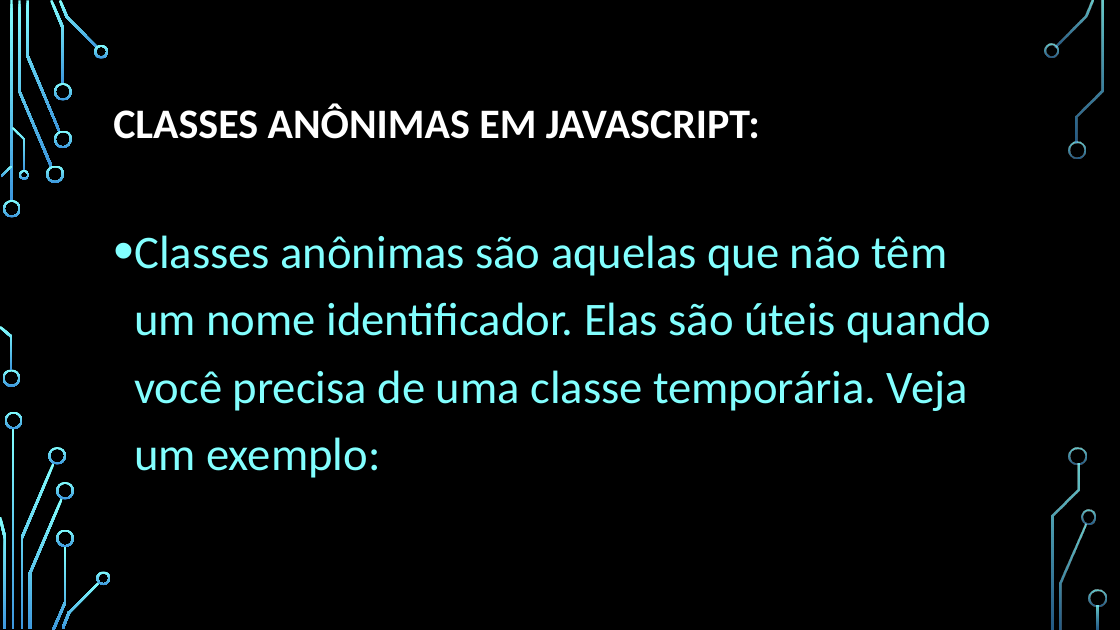
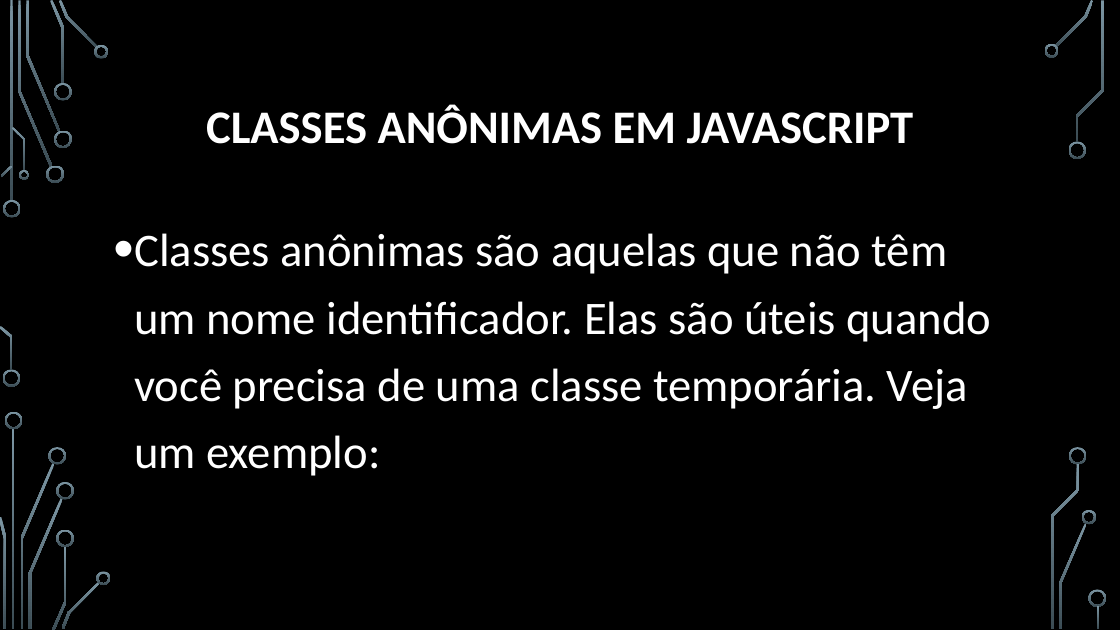
Before and after one commit to JMarques12/Senai2023, a slide deck: slide 4 of FPOO/aula 18/Programação Orientada a Objetos POO.pptx (slide 5 before the commit). Drawn at 1120x630 pixels with LibreOffice and Linux fonts; fonts in the diff are those of the drawing; background and template pictures are left out. Boxes give left, top, right and bottom in pixels: in the first picture for what was removed or moved away, otherwise in the second. Text is boxed around its words. In the diff, an @@ line names an element or a change of style, - is before the commit and + after.

```diff
--- a/FPOO/aula 18/Programação Orientada a Objetos POO.pptx
+++ b/FPOO/aula 18/Programação Orientada a Objetos POO.pptx
@@ fill gradient #82FFFF to #3D97DE to gradient #7C96A3 to #3B4C54 in 36 elements at (3,200,21,218), (3,370,20,387), (18,1,52,167), (46,166,64,183), (26,1,60,132), (50,0,65,84), (54,130,71,148), (54,83,71,101), (59,0,97,49), (94,45,109,58), (1,166,13,177), (0,326,13,371), (12,127,25,171), (18,170,29,180), (13,429,15,629), (20,463,54,628), (5,412,23,429), (0,517,6,628), (49,447,66,465), (29,498,63,629), (52,546,66,630), (56,482,74,500), (56,529,74,547), (61,581,100,629), (97,571,111,585), (1055,0,1094,47), (1044,44,1059,58), (1069,141,1086,159), (1060,523,1087,629), (1082,510,1096,524), (1076,1,1104,143), (1070,447,1087,465), (1051,464,1080,629), (1089,590,1107,607), (1097,606,1100,629), (10,1,13,202) @@
@@ title at (206,104,914,144): text changed; size 36 to 40 pt @@
-CLASSES ANÔNIMAS EM JAVASCRIPT:
+CLASSES ANÔNIMAS EM JAVASCRIPT
@@ text "Classes anônimas são aquelas que ..." at (134,233,991,476): text colour #82FFFF to #FFFFFF @@
```
Also in this commit, not shown: 6 other slides changed, 1 slide removed.
